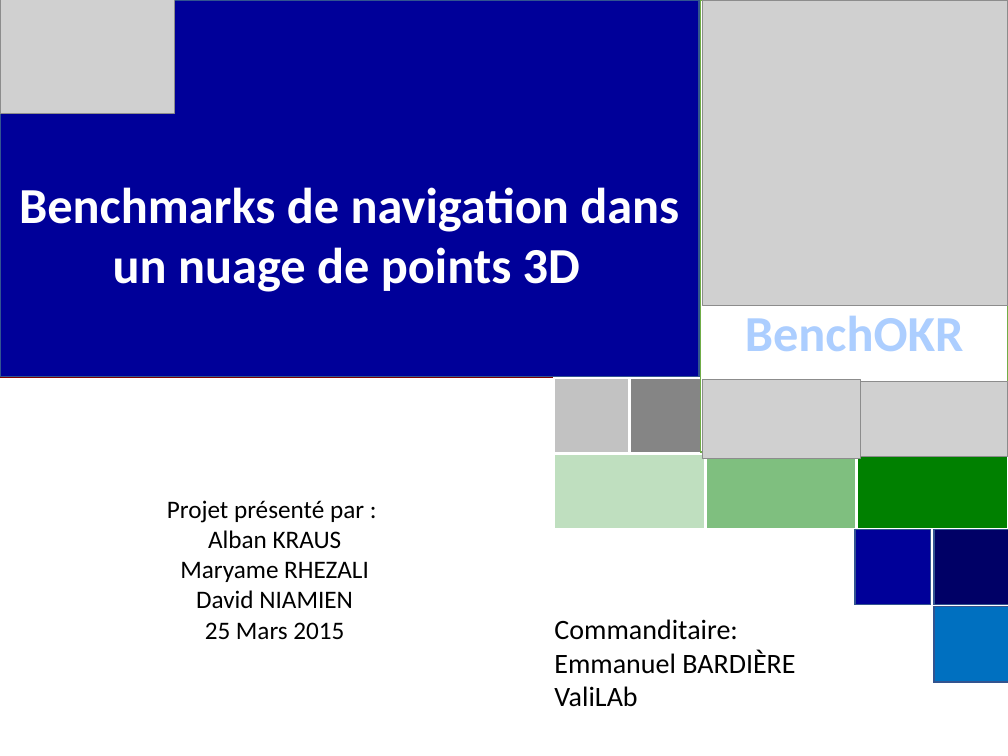
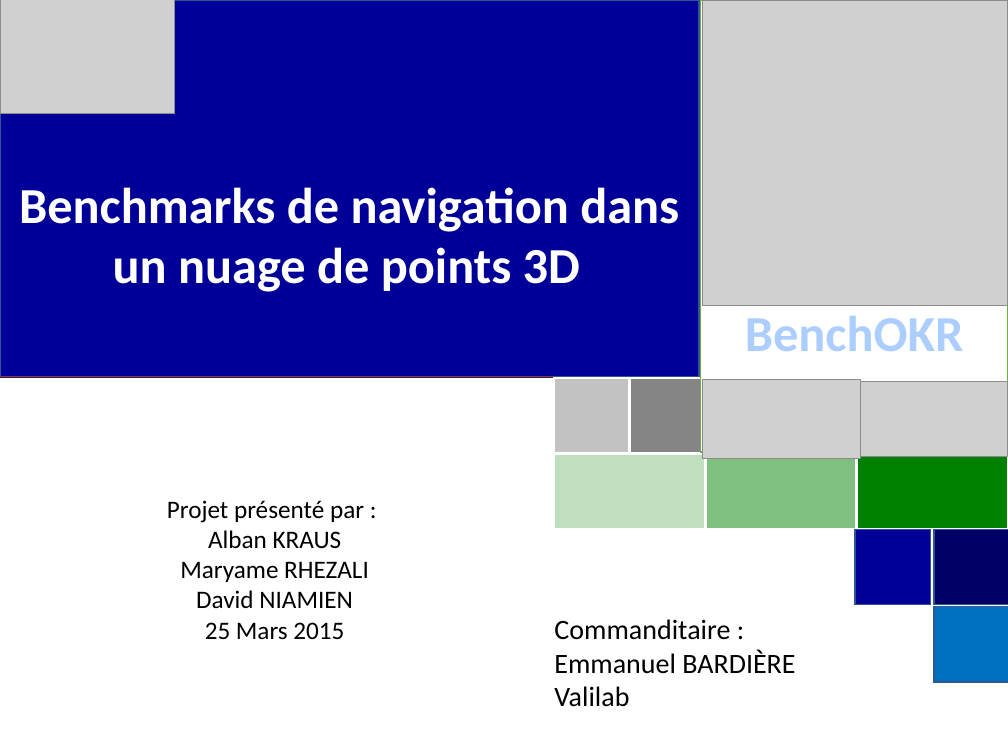
Before and after one commit to alkra/benchOKR, a slide deck: slide 1 of doc/presentationCopil/presentationVersion24Mars.pptx. Drawn at 1008x756 pixels with LibreOffice and Linux fonts; fonts in the diff are those of the drawing; grey boxes stand for pictures; background and template pictures are left out. Boxes give left, top, right and bottom in pixels: in the first picture for what was removed or moved away, otherwise in the second. Text is boxed around its words. In the diff, an @@ line names an element or a change of style, - is before the commit and + after.

```diff
--- a/doc/presentationCopil/presentationVersion24Mars.pptx
+++ b/doc/presentationCopil/presentationVersion24Mars.pptx
@@ text at <box>554,619,730,640</box>: spaces changed @@
-Commanditaire:
+Commanditaire :
@@ text at <box>554,686,629,707</box>: text changed @@
-ValiLAb
+Valilab
```
Also in this commit, not shown: 18 other slides changed.
